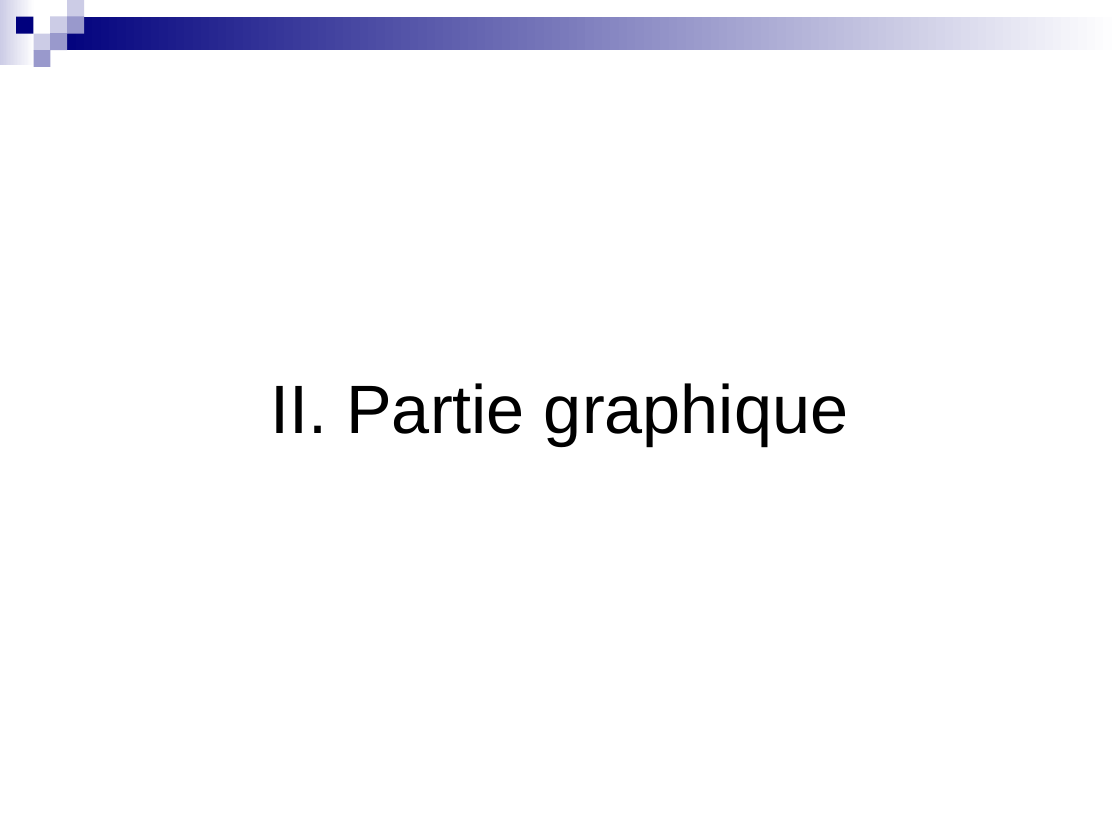
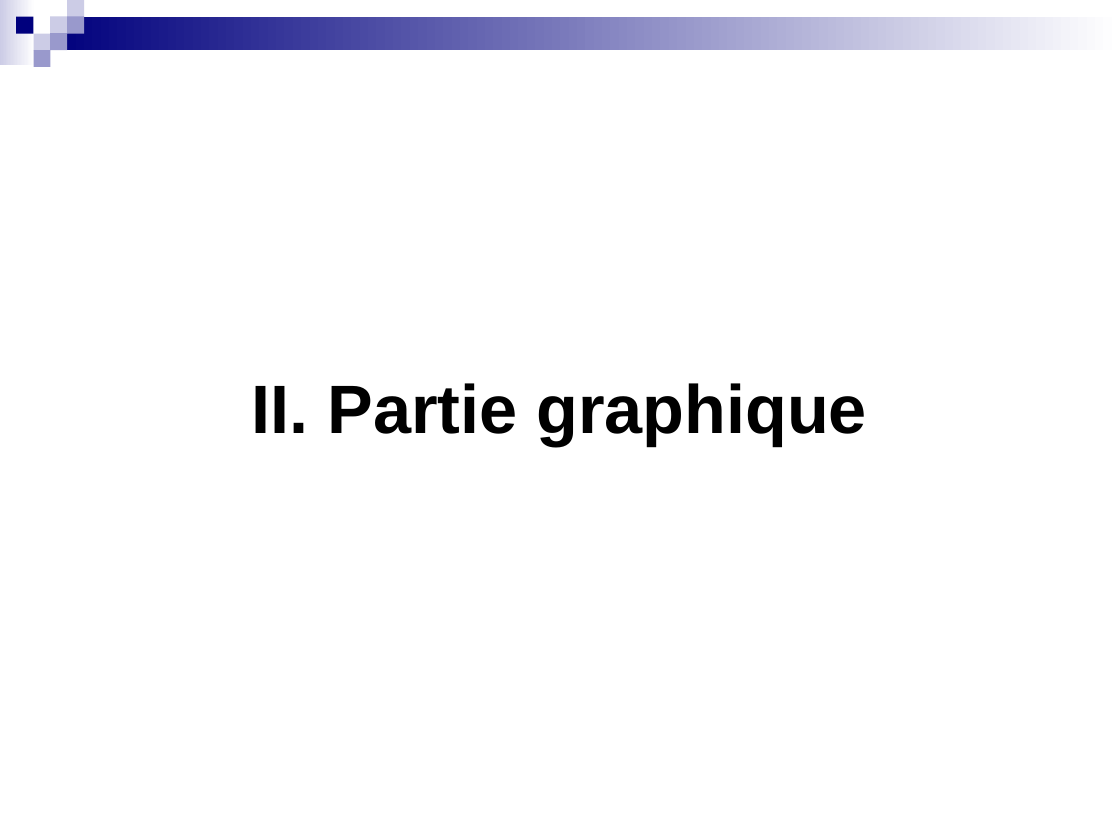
Before and after one commit to roulian/grillprojettuteure, a slide deck: slide 9 of documents/Soutenance 08-04-2010/Oral final.ppt. Drawn at 1120x840 pixels with LibreOffice and Linux fonts; fonts in the diff are those of the drawing; background and template pictures are left out. Boxes give left, top, right and bottom in pixels: in the first picture for what was removed or moved away, otherwise in the second. Text is boxed around its words. In the diff, an @@ line names an element or a change of style, - is before the commit and + after.

```diff
--- a/documents/Soutenance 08-04-2010/Oral final.ppt
+++ b/documents/Soutenance 08-04-2010/Oral final.ppt
@@ title "II. Partie graphique" at (252, 383, 866, 446): bold on @@
```
Also in this commit, not shown: 16 other slides changed, 3 slides added, 1 slide removed.
